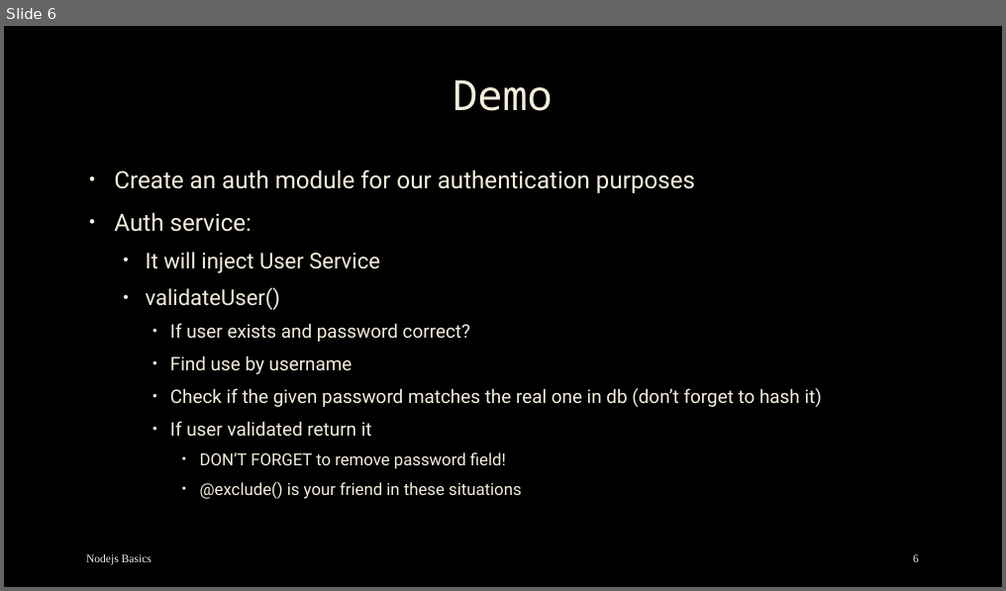
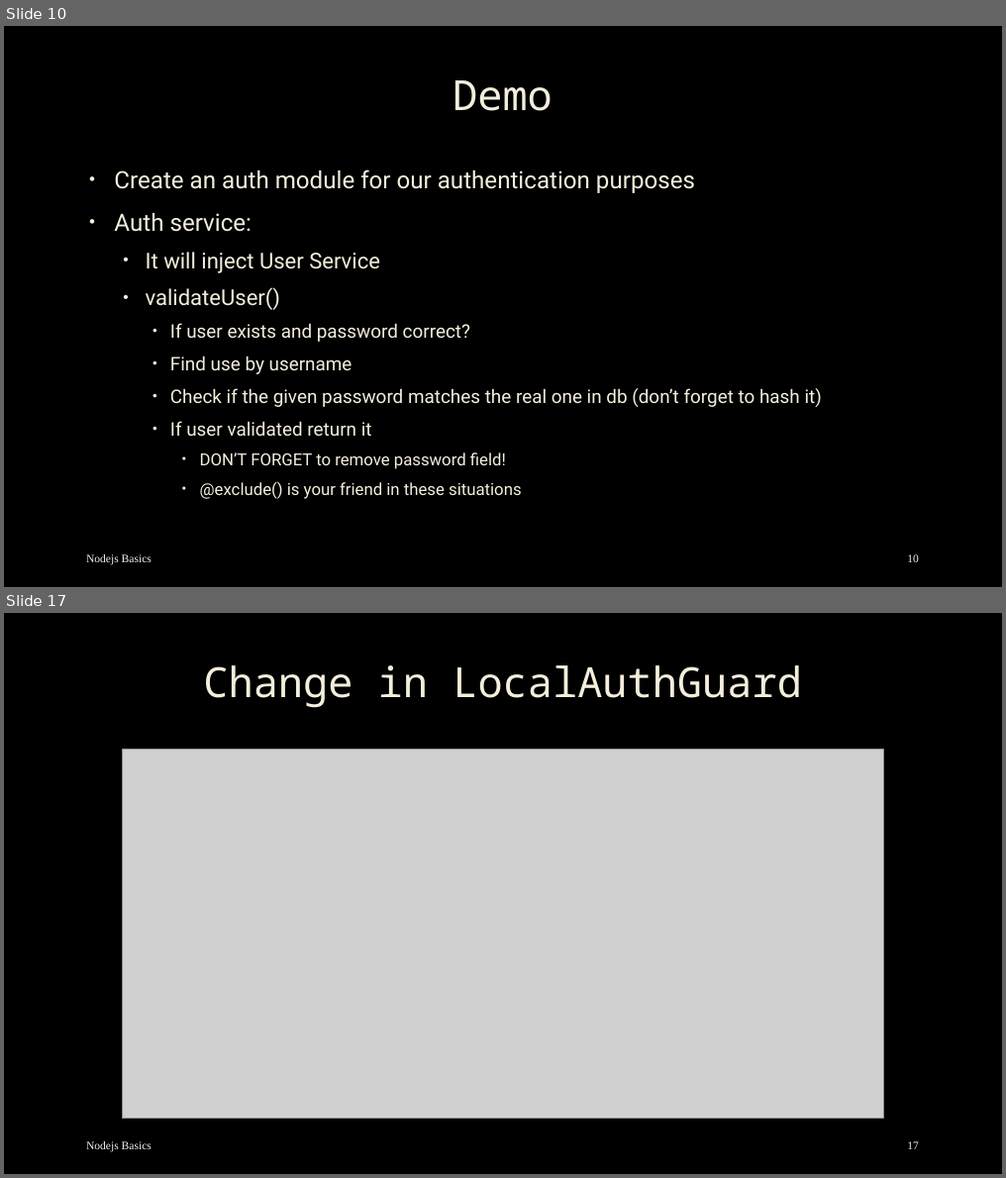
Before and after one commit to mostafa8026/nestjs-course, a slide deck: nestjs/nestjs-09.pptx. Shown one above the other, each under a label of ours: slide 6 before the commit, slides 10 and 17 after it; the slides between them are not shown. The pictures are 1006x591 and 1006x1178 pixels, drawn with LibreOffice and Linux fonts; fonts in the diff are those of the drawing; grey boxes stand for pictures; background and template pictures are left out. Boxes give left, top, right and bottom in pixels: in the first picture for what was removed or moved away, otherwise in the second. Text is boxed around its words. In the diff, an @@ line names an element or a change of style, - is before the commit and + after.

```diff
--- a/nestjs/nestjs-09.pptx
+++ b/nestjs/nestjs-09.pptx
@@ slide 17 added at [4, 613, 1002, 1174], background picture (left out) @@
@@ title added at [203, 665, 802, 708], 40 pt, text #F4EEDC @@
+Change in LocalAuthGuard
@@ picture added at [122, 750, 883, 1119] @@
@@ text added at [86, 1142, 152, 1153], 11 pt, text #F2F2F2 @@
+Nodejs Basics
@@ page number added at [907, 1142, 919, 1150], 11 pt, text #F2F2F2 @@
+17
@@ what was slide 6 is now slide 10 @@
@@ page number at [907, 555, 919, 563]: text changed @@
-6
+10
```
Also in this commit, not shown: 3 slides changed, 13 other slides added, 29 other files.
